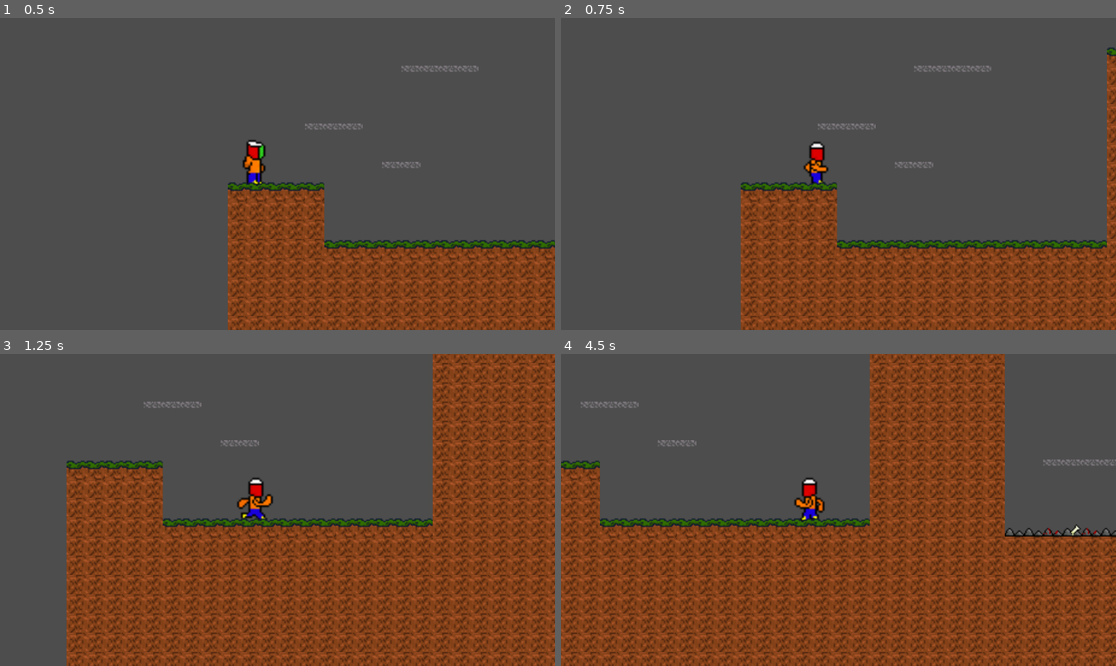
Above: before the commit, frames 1-4 (two rows, left to right).
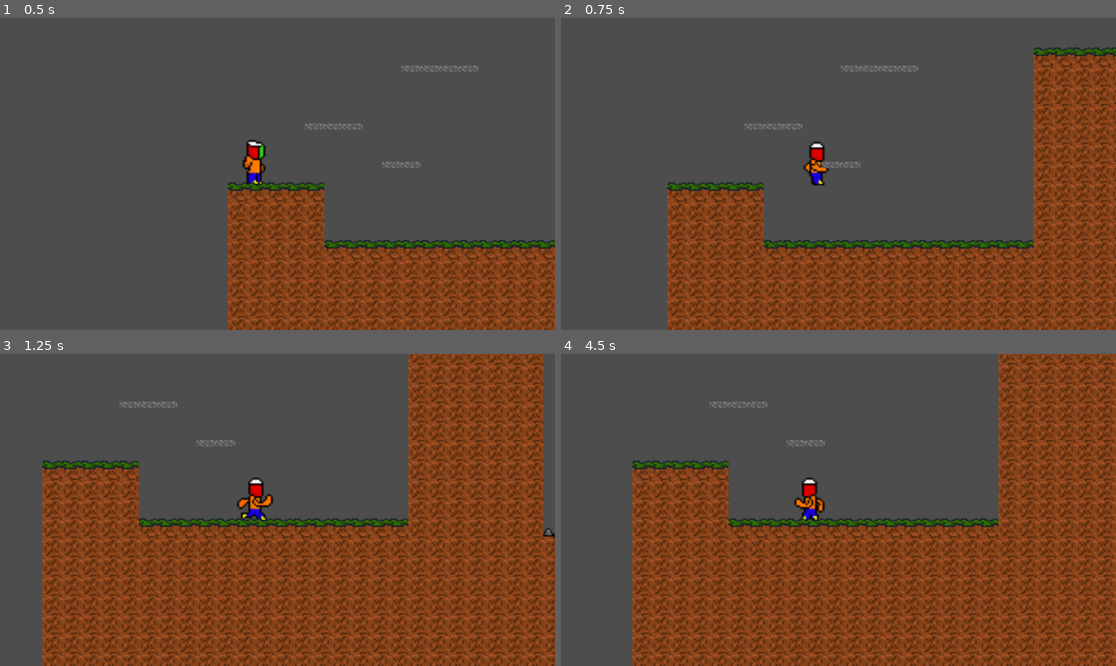
Above: after the commit, the same moments.

Repository: NerdyBread/CubePlatformer
Game: Godot game, scene res://scenes/game.tscn
Same seed, same stepped clock (60 frames per second), same inputs: the game is played once before the commit and once after it.
Inputs:
- Up to frame 1 (0.5 s): no input
- Up to frame 2 (0.75 s): tap Enter at 0.5 s; hold D (move_right) from 0.53 s (still down); tap Q (dash, bound only after the commit) at 0.6 s
- Up to frame 3 (1.25 s): keep holding D (move_right); tap W (jump) at 0.77, 0.8, 1.07 s
- Up to frame 4 (4.5 s): tap W (jump) at 1.35, 1.52, 1.82, 2.3, 3.02, 3.32, 3.6, 3.77, 4.07 s; tap Q (dash, bound only after the commit) at 1.55, 2.1, 2.85, 4.35 s; release D (move_right) at 2.03 s; hold A (move_left) 2.03-2.78 s; hold D (move_right) 2.78-4.28 s; hold A (move_left) from 4.28 s (still down)

Frame 1 is identical in both runs. In frame 2, 25% of the frame differs, in the area x 19-100%, y 9-100%; in frame 3, 29%; in frame 4, 50%, in the area x 0-100%, y 0-100%.

Commit message:
Added dash mechanic

Diff:
--- a/project.godot
+++ b/project.godot
@@ -39,3 +39,8 @@
 , Object(InputEventKey,"resource_local_to_scene":false,"resource_name":"","device":0,"window_id":0,"alt_pressed":false, …(185 unchanged characters)…
 ]
 }
+dash={
+"deadzone": 0.5,
+"events": [Object(InputEventKey,"resource_local_to_scene":false,"resource_name":"","device":-1,"window_id":0,"alt_pressed":false,"shift_pressed":false,"ctrl_pressed":false,"meta_pressed":false,"pressed":false,"keycode":0,"physical_keycode":81,"key_label":0,"unicode":113,"location":0,"echo":false,"script":null)
+]
+}
--- a/scenes/game.tscn
+++ b/scenes/game.tscn
@@ -131,6 +131,10 @@
 limit_bottom = 150
 limit_smoothed = true
 
+[node name="DashTimer" type="Timer" parent="player"]
+wait_time = 0.15
+one_shot = true
+
 [node name="offmap" parent="." instance=ExtResource("3_c1xnw")]
 position = Vector2(64, 17)
 collision_mask = 2
@@ -176,6 +180,7 @@
 position = Vector2(7, -9)
 shape = SubResource("RectangleShape2D_811ll")
 
+[connection signal="timeout" from="player/DashTimer" to="player" method="_on_dash_timer_timeout"]
 [connection signal="area_entered" from="offmap" to="player" method="_on_killzone_area_entered"]
 [connection signal="body_entered" from="Platform/EnterArea" to="Platform" method="_on_EnterArea_body_entered"]
 [connection signal="body_entered" from="Platform/EnterArea" to="Platform/EnterArea" method="_on_body_entered"]
--- a/scripts/playermove.gd
+++ b/scripts/playermove.gd
@@ -1,47 +1,83 @@
 extends CharacterBody2D
-
 
 const SPEED = 200.0
 const JUMP_VELOCITY = -325.0
+const DASH_SPEED = 800
+
+var dash_allowed = true
+var dashing = false
+var dash_direction = 1
 
 var dead = false
 
 @onready var animated_sprite: AnimatedSprite2D = $AnimatedSprite2D
-@onready var timer: Timer = $Timer
+@onready var reload_timer: Timer = $Timer
+@onready var dash_timer: Timer = $DashTimer
 
+
+func start_dash():
+	velocity.x += DASH_SPEED * dash_direction
+	dash_timer.start()
+	print(dash_timer)
+	dashing = true
+	dash_allowed = false
+
+func cancel_dash():
+	if dashing:
+		velocity.x /= DASH_SPEED
+		dashing = false
+
+func _on_dash_timer_timeout() -> void:
+	cancel_dash()
+
+func jump():
+	velocity.y = JUMP_VELOCITY
+
+func handle_animation(direction):
+		if direction > 0:
+			dash_direction = 1
+			animated_sprite.flip_h = true
+		elif direction < 0:
+			dash_direction = -1
+			animated_sprite.flip_h = false
+
+		if direction == 0 and not dead:
+			animated_sprite.play("idle")
+		elif not dead:
+			animated_sprite.play("running")
 
 func _physics_process(delta: float) -> void:
 	# Add the gravity.
-	if not is_on_floor():
+	if not is_on_floor() and not dashing:
 		velocity += get_gravity() * delta
+
+	if is_on_floor():
+		dash_allowed = true
+		# Dash is restored each time player touches ground
 
 	# Handle jump.
 	if Input.is_action_just_pressed("jump") and is_on_floor():
-		velocity.y = JUMP_VELOCITY
+		jump()
+
+	if Input.is_action_just_pressed("dash"):
+		if dash_allowed: # and (velocity.x != 0)
+			start_dash()
 
 	# Get the input direction and handle the movement/deceleration.
-	# As good practice, you should replace UI actions with custom gameplay actions.
 	var direction := Input.get_axis("move_left", "move_right")
-	if direction:
-		velocity.x = direction * SPEED
-	else:
-		velocity.x = move_toward(velocity.x, 0, SPEED)
 
+	if not dashing:
+		if direction:
+			velocity.x = direction * SPEED
+		else:
+			velocity.x = move_toward(velocity.x, 0, SPEED)
 
-	if direction > 0:
-		animated_sprite.flip_h = true
-	elif direction < 0:
-		animated_sprite.flip_h = false
-
-	if direction == 0 and not dead:
-		animated_sprite.play("idle")
-	elif not dead:
-		animated_sprite.play("running")
+	handle_animation(direction)
 
 	if Input.is_action_just_pressed("reload"):
 		print("reload")
 		die()
-		timer.start()
+		reload_timer.start()
 
 	move_and_slide()
 
